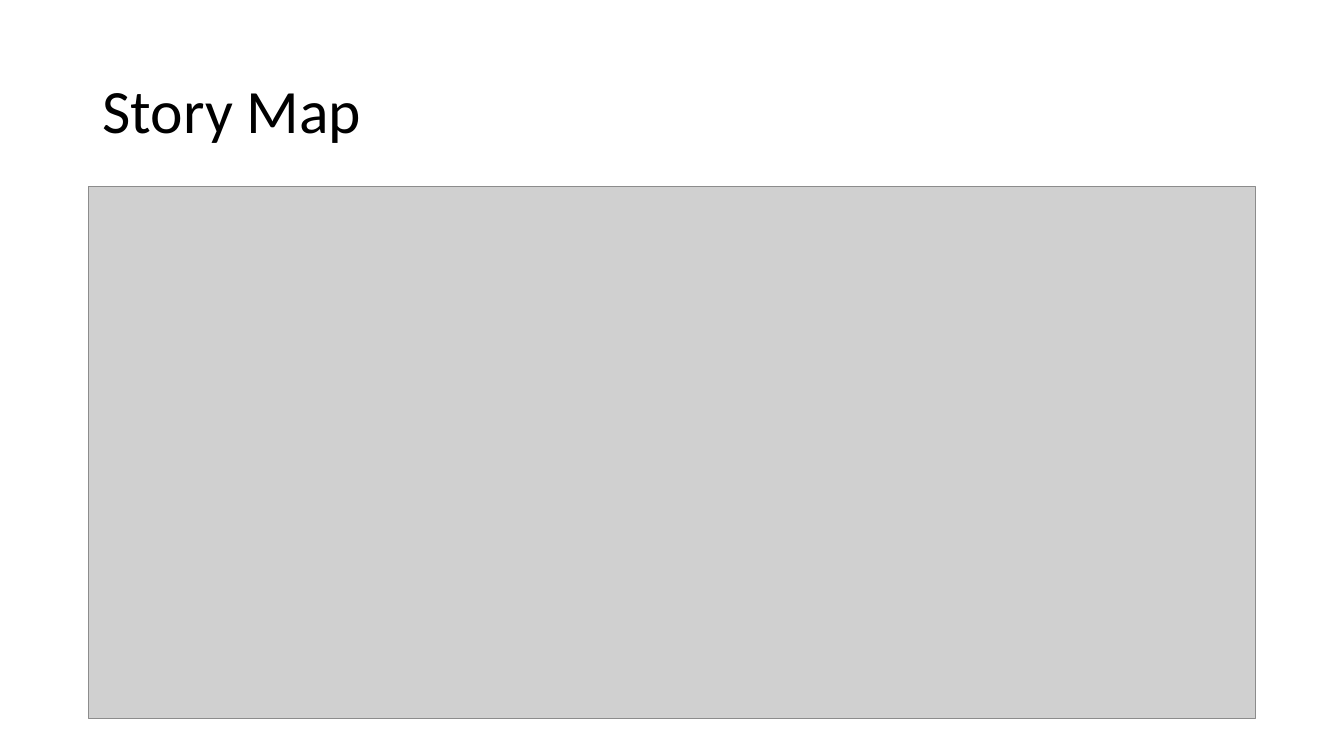
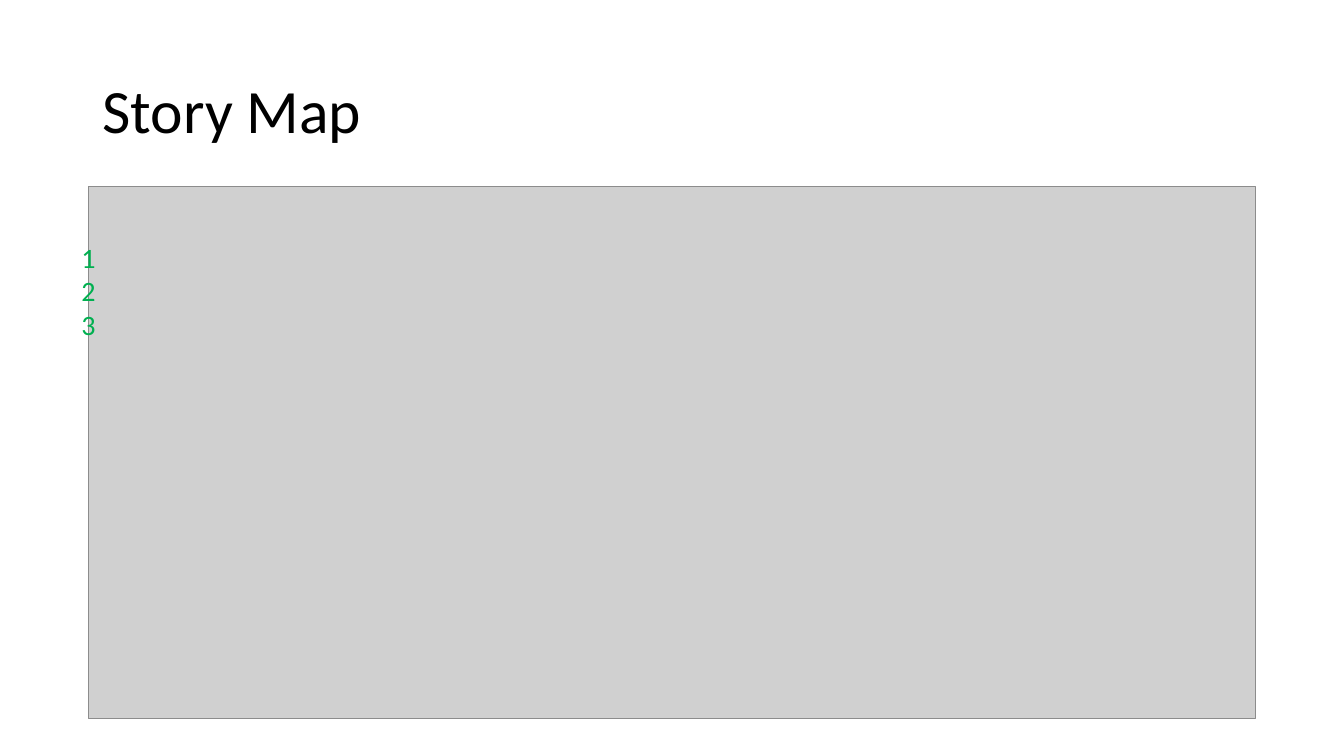
Before and after one commit to Andy-DG/DigiBookyCarbonara, a slide deck: slide 3 of DigiDooky.odp. Drawn at 1344x756 pixels with LibreOffice and Linux fonts; fonts in the diff are those of the drawing; grey boxes stand for pictures. Boxes give left, top, right and bottom in pixels: in the first picture for what was removed or moved away, otherwise in the second. Text is boxed around its words. In the diff, an @@ line names an element or a change of style, - is before the commit and + after.

```diff
--- a/DigiDooky.odp
+++ b/DigiDooky.odp
@@ text added at (81, 245, 95, 342), 20 pt, text #00B050 @@
+1
+2
+3
```
Also in this commit, not shown: 2 other slides changed, 4 slides added, 1 other file.
